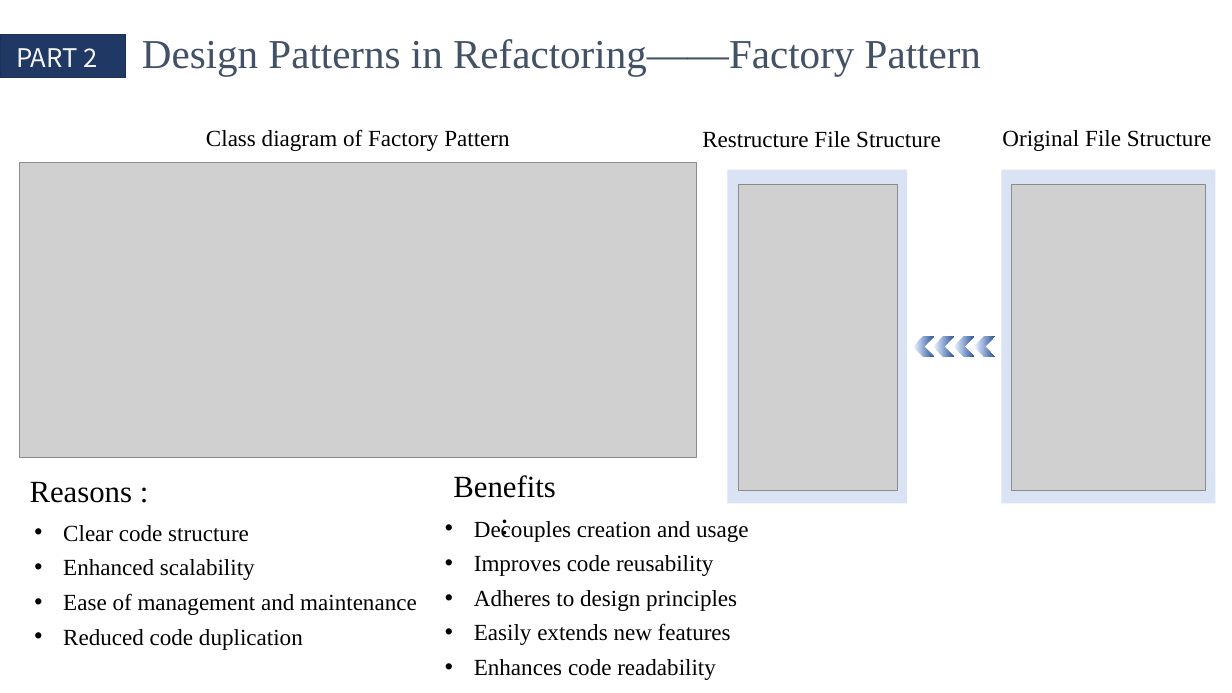
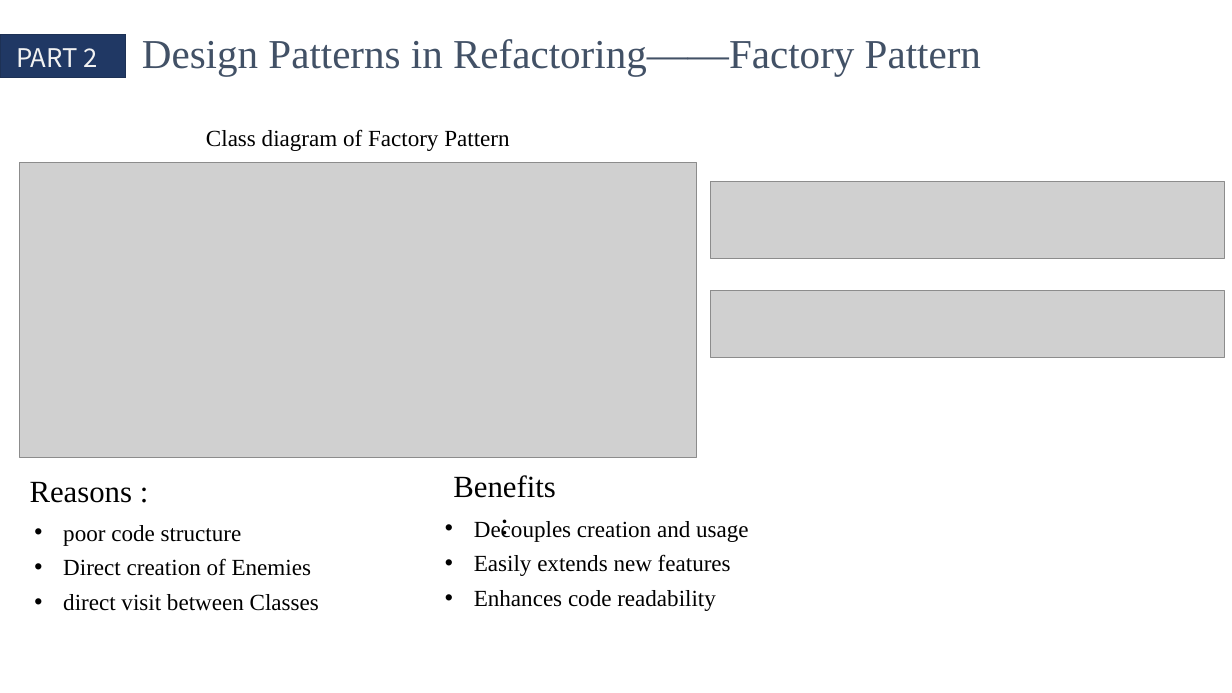
Before and after one commit to QinCheng0928/Cocos2d, a slide deck: slide 6 of 文档/DesignPattern.pptx. Drawn at 1232x693 pixels with LibreOffice and Linux fonts; fonts in the diff are those of the drawing; grey boxes stand for pictures. Boxes give left, top, right and bottom in pixels: in the first picture for what was removed or moved away, otherwise in the second. Text is boxed around its words. In the diff, an @@ line names an element or a change of style, - is before the commit and + after.

```diff
--- a/文档/DesignPattern.pptx
+++ b/文档/DesignPattern.pptx
@@ group removed at <box>702,130,1216,504</box>: 4 chevrons, 2 rectangles, 2 pictures, 2 texts @@
-Original File Structure
-Restructure File Structure
@@ picture added at <box>711,182,1225,259</box> @@
@@ picture added at <box>711,291,1225,359</box> @@
@@ text at <box>63,525,319,611</box>: text changed @@
-• Clear code structure
-• Enhanced scalability
-• Ease of management and maintenance
-• Reduced code duplication
+• poor code structure
+• Direct creation of Enemies
+• direct visit between Classes
@@ text at <box>474,555,737,611</box>: paragraphs removed @@
-• Improves code reusability
-• Adheres to design principles
```
Also in this commit, not shown: 6 other slides changed.
